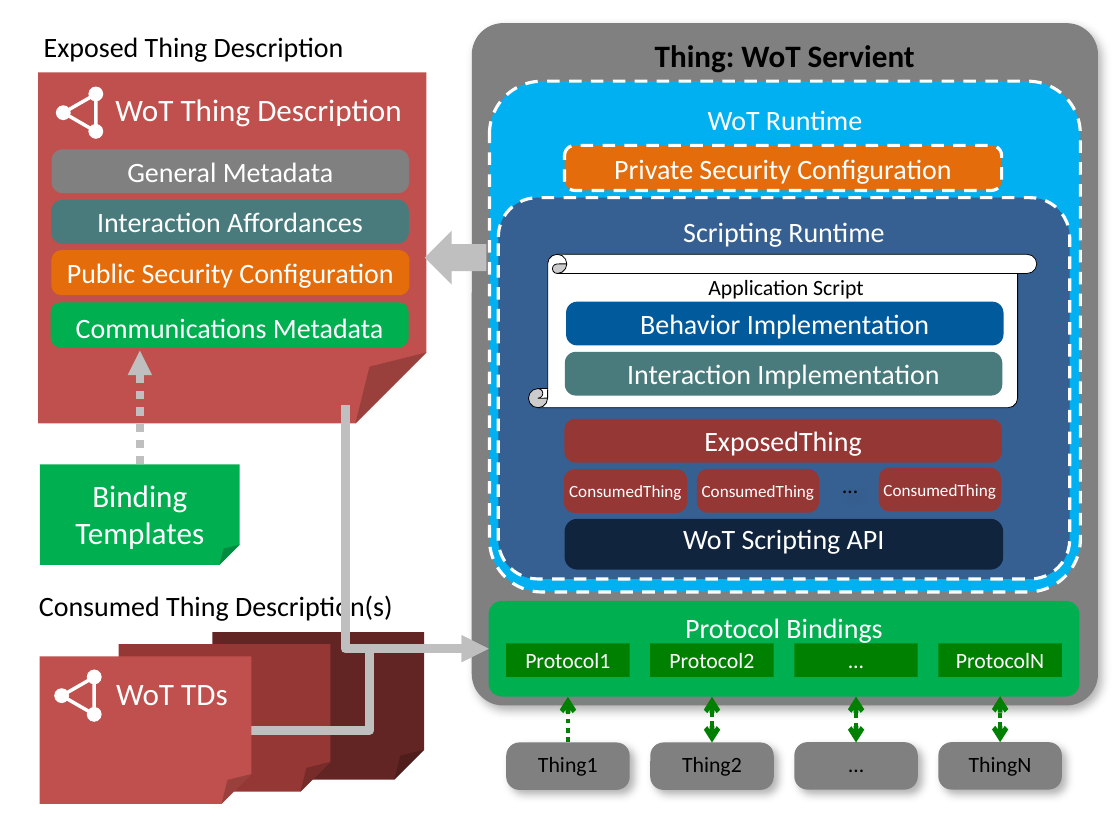
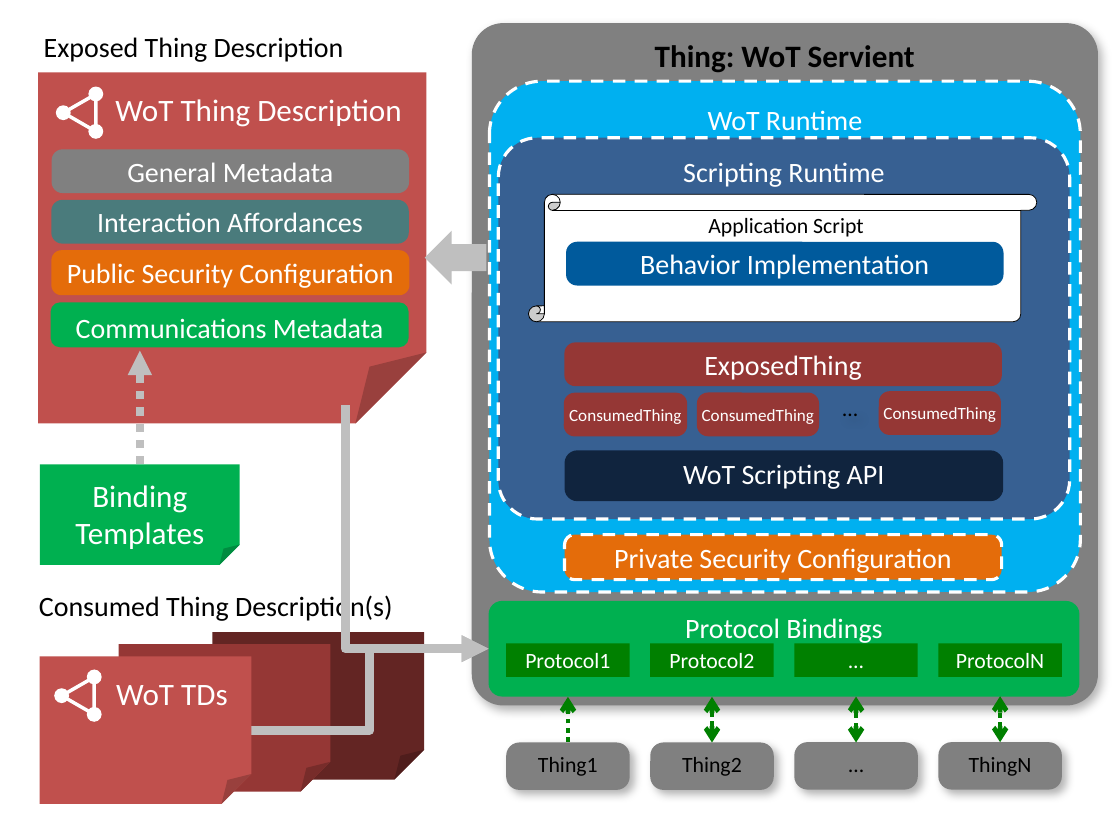
Before and after one commit to w3c/wot-architecture, a slide deck: slide 9 of images/wot-architecture-figures-new2.pptx (slide 7 before the commit). Drawn at 1120x840 pixels with LibreOffice and Linux fonts; fonts in the diff are those of the drawing. Boxes give left, top, right and bottom in pixels: in the first picture for what was removed or moved away, otherwise in the second. Text is boxed around its words. In the diff, an @@ line names an element or a change of style, - is before the commit and + after.

```diff
--- a/images/wot-architecture-figures-new2.pptx
+++ b/images/wot-architecture-figures-new2.pptx
@@ vertical scroll: place and size @@
-vertical scroll at [529, 254, 1037, 408]
+vertical scroll at [529, 195, 1037, 323]
@@ 2 rounded rectangles, 1 text: place and size @@
-2 rounded rectangles, 1 text at [498, 198, 1070, 579]
+2 rounded rectangles, 1 text at [498, 138, 1070, 519]
@@ rounded rectangle removed at [564, 352, 1002, 395] @@
-Interaction Implementation
@@ 4 rounded rectangles, 1 text: place and size @@
-4 rounded rectangles, 1 text at [563, 419, 1002, 513]
+4 rounded rectangles, 1 text at [563, 343, 1002, 437]
@@ rounded rectangle "WoT Scripting API": place and size @@
-rounded rectangle "WoT Scripting API" at [564, 519, 1004, 569]
+rounded rectangle "WoT Scripting API" at [564, 450, 1004, 501]
@@ rounded rectangle "WoT Scripting API" at [564, 450, 1004, 501]: vertical alignment bottom to middle @@
@@ rounded rectangle "Private Security Configuration": place and size @@
-rounded rectangle "Private Security Configuration" at [564, 146, 1001, 190]
+rounded rectangle "Private Security Configuration" at [564, 534, 1001, 579]
```
Also in this commit, not shown: 6 other slides changed, 2 slides added.
